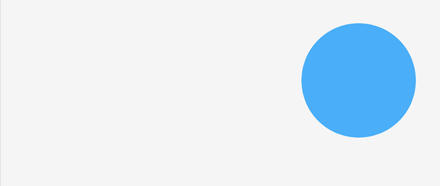
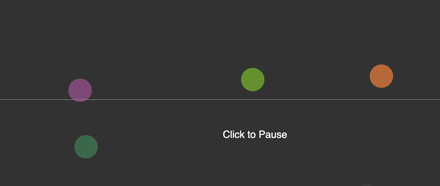
Before/after of a w=440, h=186 layered artwork. What changed in the layer stack:
added layer "Layer 19" above "Layer 18" over [0, 0, 440, 186]
added layer "Layer 18" above "Layer 17" over [0, 0, 440, 186]
